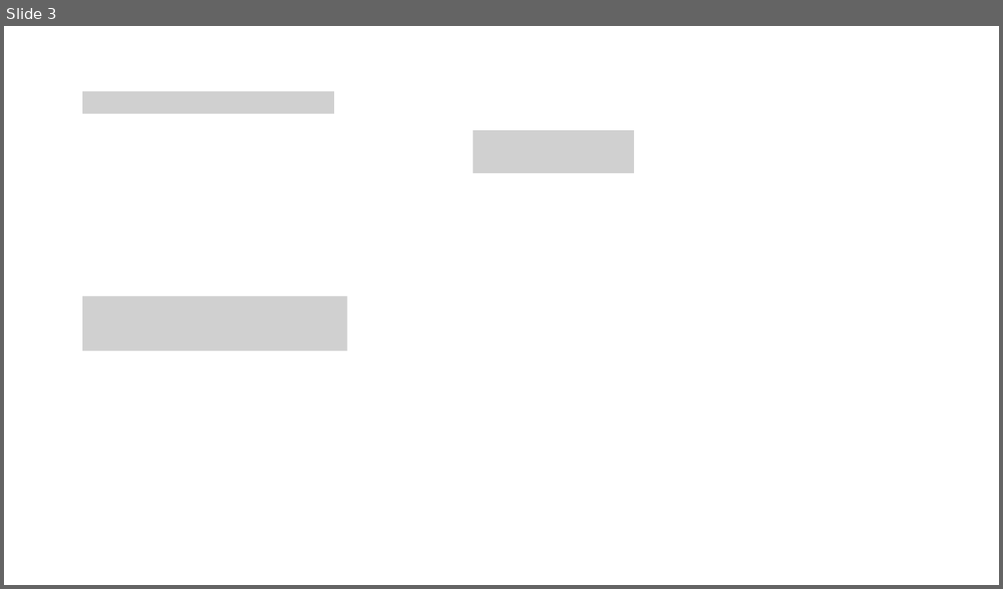
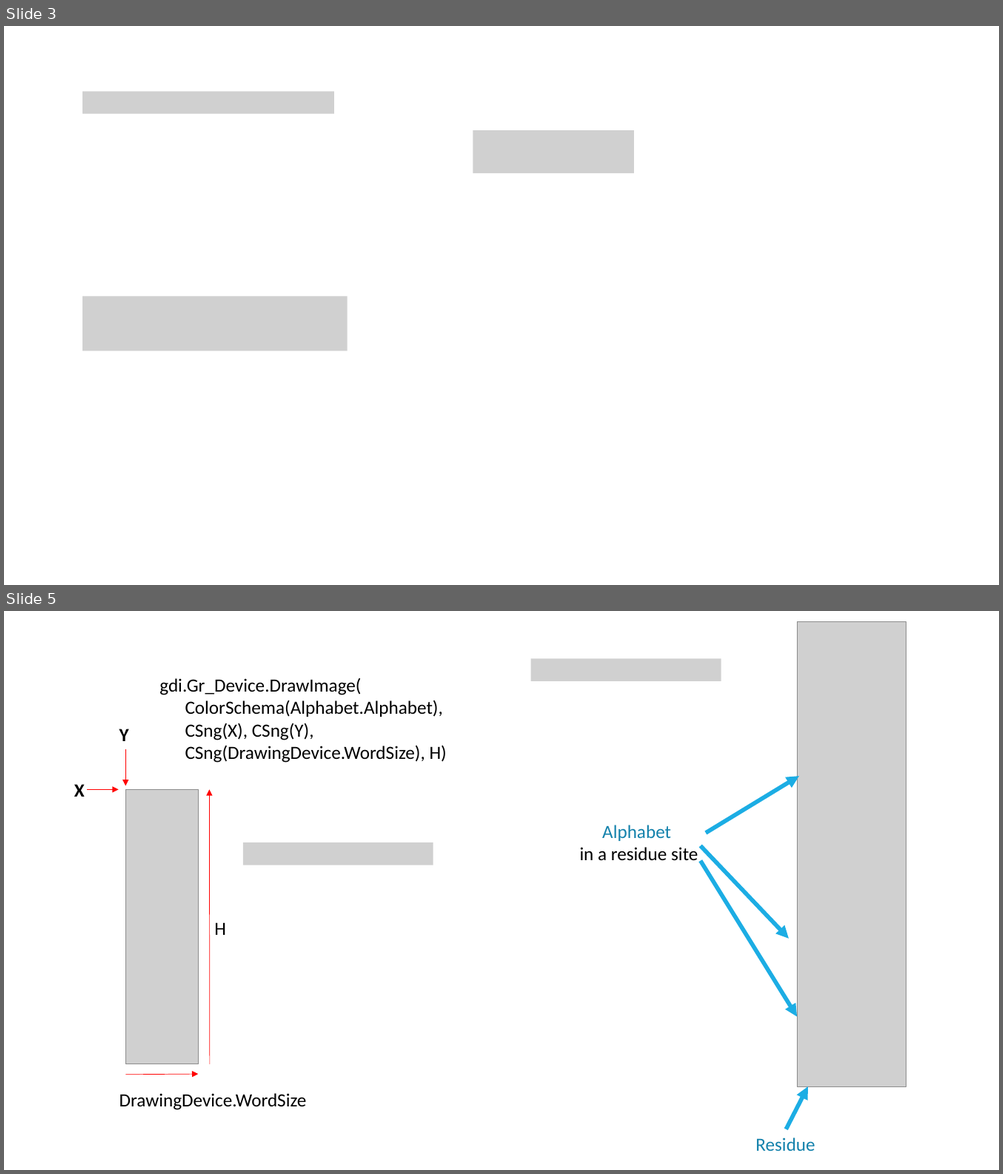
Before and after one commit to SMRUCC/Sequence-Patterns-Toolkit, a slide deck: SequencePatterns/SequenceLogo/Sequence logo.pptx. Shown one above the other, each under a label of ours: slide 3 before the commit, slides 3 and 5 after it; the slides between them are not shown. The pictures are 1003x589 and 1003x1174 pixels, drawn with LibreOffice and Linux fonts; fonts in the diff are those of the drawing; grey boxes stand for pictures. Boxes give left, top, right and bottom in pixels: in the first picture for what was removed or moved away, otherwise in the second. Text is boxed around its words. In the diff, an @@ line names an element or a change of style, - is before the commit and + after.

```diff
--- a/SequencePatterns/SequenceLogo/Sequence logo.pptx
+++ b/SequencePatterns/SequenceLogo/Sequence logo.pptx
@@ slide 5 added at (x1=4, y1=611, x2=999, y2=1170), background #FFFFFF @@
@@ picture added at (x1=531, y1=659, x2=721, y2=681) @@
@@ group added at (x1=580, y1=621, x2=906, y2=1151): 4 arrows, 2 texts, 1 picture @@
+Residue
+Alphabet
+in a residue site
@@ group added at (x1=74, y1=678, x2=447, y2=1111): 5 texts, 4 arrows, 2 pictures @@
+gdi.Gr_Device.DrawImage(
+ColorSchema(Alphabet.Alphabet),
+CSng(X), CSng(Y),
+CSng(DrawingDevice.WordSize), H)
+X
+Y
+DrawingDevice.WordSize
+H
```
Also in this commit, not shown: 1 other slide added, 3 other files.
